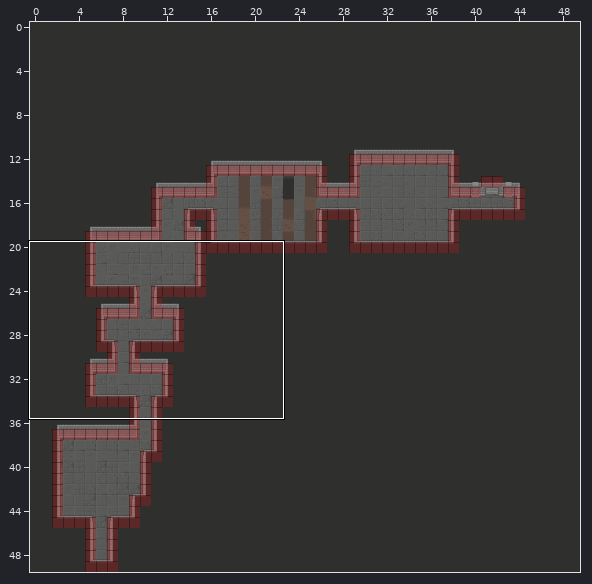
Two versions of a level (Tiled map, Team5_Torchase/win32/Resources/Maptest/Mapver2.tmx). Above: a wide view before the commit, with the close-up outlined.
Close-up. Before the edit:
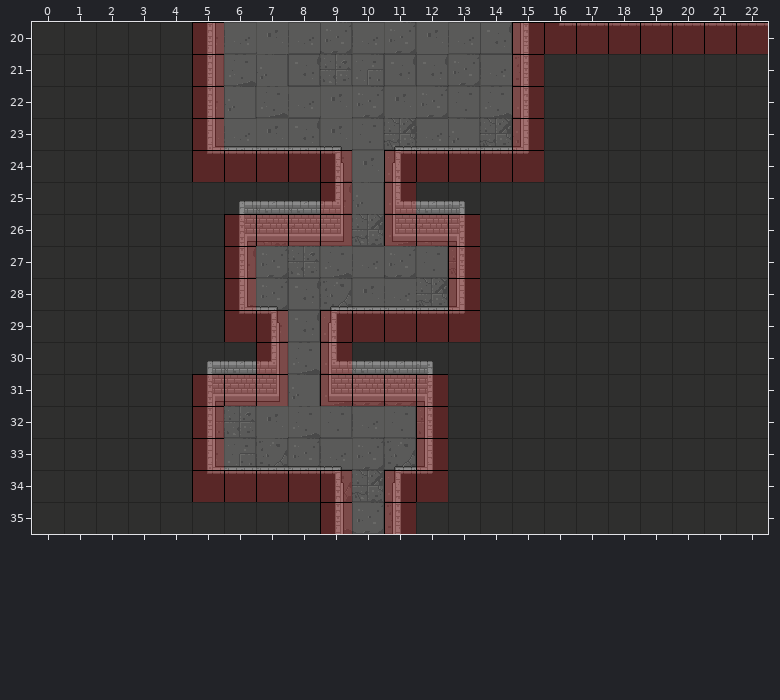
Cells are 32x32 px. Shown: x 0..22, y 20..35. The commit also changed other parts of the map, which this record leaves out.
The same view after the edit:
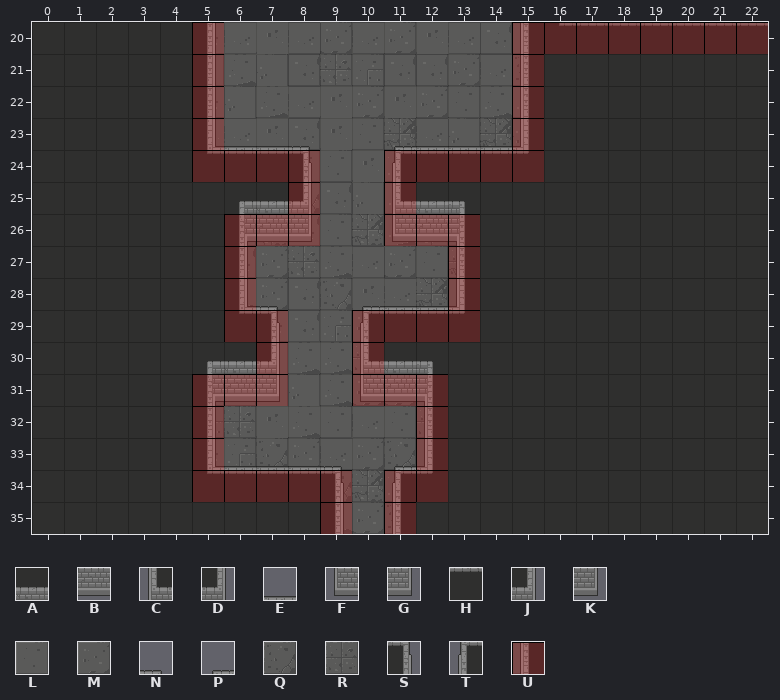
Key: from "GamemapObject": A 4, B 20, C 32, D 34, E 36, F 48, G 50, H 52, J 65, K 81, L 88, M 89, N 97, P 98, Q 104, R 105, S 113, T 114; from "meta_tiles": U 0.
_ is an empty cell, # one hidden under a higher layer, . an unchanged one.
See-through tiles are keyed as they look on the map.
The exact change:
--- layer "Floor"
@@ x 8..8 @@
-24 #
-25 #
+24 L
+25 Q
@@ x 10..10 @@
-29 #
-30 #
+29 M
+30 R
--- layer "Wal"
@@ x 8..9 @@
-23 EN
-24 HS
-25 AJ
-26 BK
+23 N_
+24 S_
+25 D_
+26 G_
@@ x 9..10 @@
-28 PE
-29 TH
-30 CA
-31 FB
+28 _P
+29 _T
+30 _C
+31 _F
--- layer "meta"
@@ x 8..9 @@
-24 .U
-25 _U
-26 .U
+24 ._
+25 U_
+26 ._
@@ x 9..10 @@
-29 U.
-30 U_
-31 U.
+29 _.
+30 _U
+31 _.
